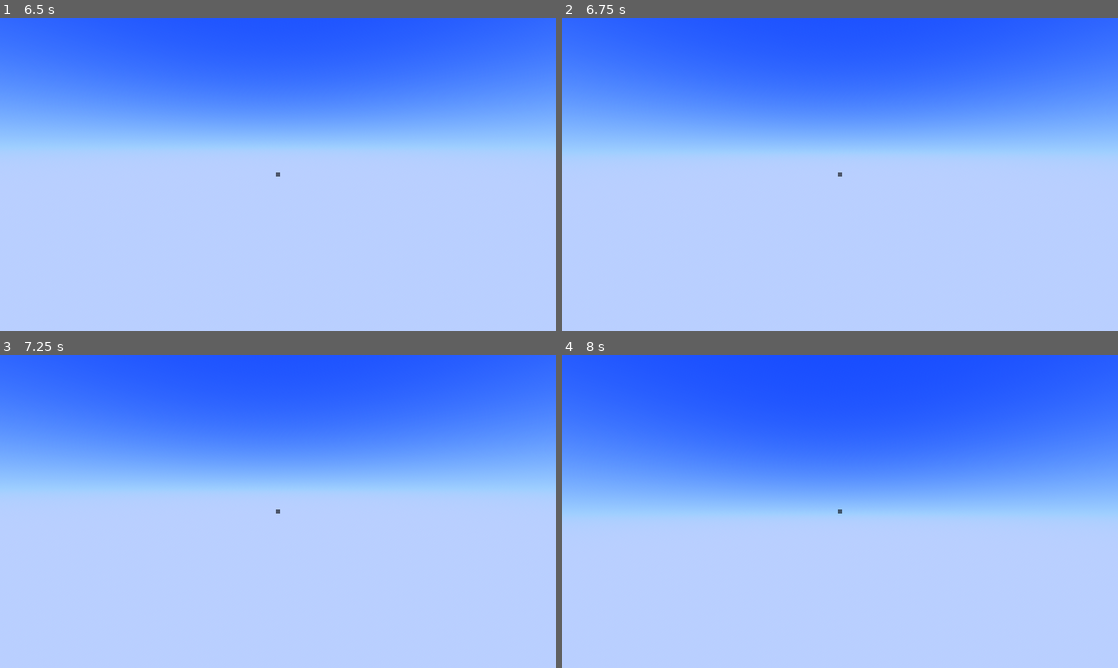
Above: before the commit, frames 1-4 (two rows, left to right).
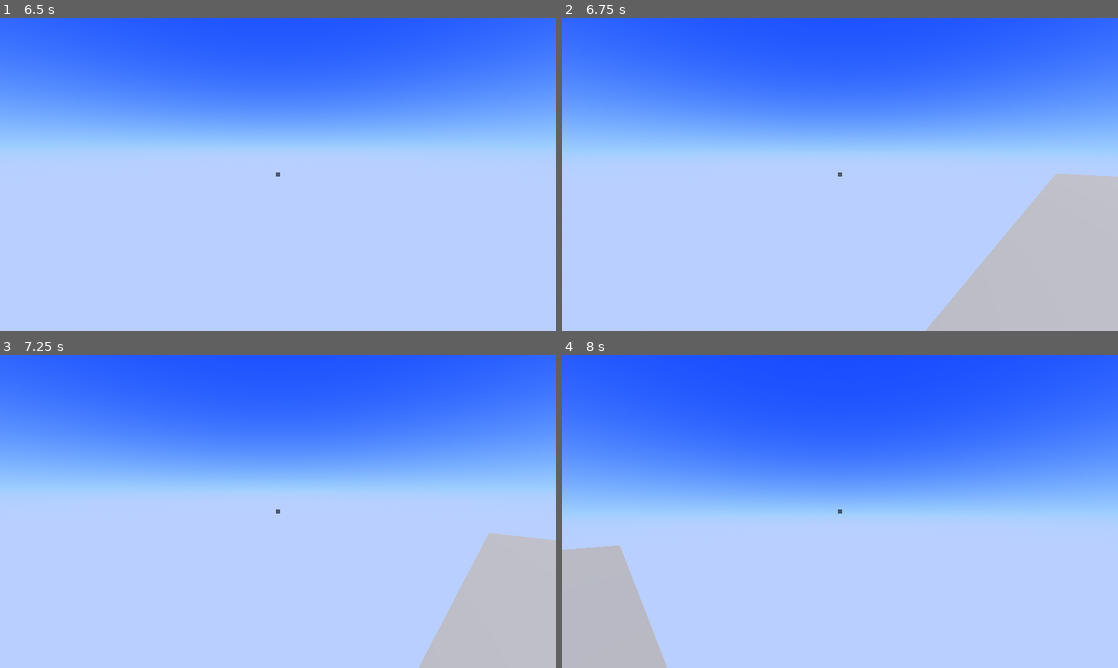
Above: after the commit, the same moments.

Repository: Skyvastern/the-aspiring-deva
Game: Godot game, scene res://main/main.tscn
Two runs of this game, one before a commit and one after it. Both use one fixed random seed, a clock stepped at 60 frames per second and the inputs below.
Inputs (mouse positions are in pixels of both pictures, inside the frame that each line leads up to):
- Up to frame 1 (6.5 s): click (278, 240) at 0.52 s; type "Alex" at 0.6 s; click "Confirm" at 1.25 s; click "Start" at 2 s; click "Play" at 2.75 s; move the mouse to (305, 174) at 3.52 s; hold W (forward) from 3.53 s (still down); tap E (interact) at 3.6, 5.85 s; tap Space (jump) at 3.77, 4.52, 6.02 s; move the mouse to (250, 174) at 4.27 s; tap Q (interact_detailed) at 4.35 s; move the mouse to (289, 168) at 5.02 s; hold Tab (npc_details) 5.03-5.78 s; move the mouse to (272, 180) at 5.77 s
- Up to frame 2 (6.75 s): keep holding W (forward); tap Enter at 6.5 s; move the mouse to (878, 177) at 6.52 s; tap Q (interact_detailed) at 6.6 s
- Up to frame 3 (7.25 s): keep holding W (forward); tap Space (jump) at 6.77 s
- Up to frame 4 (8 s): keep holding W (forward); move the mouse to (795, 508) at 7.27 s; tap Tab (npc_details) at 7.35 s; tap Space (jump) at 7.52 s

Frame 1 is identical in both runs. In frame 2, 11% of the frame differs, in the area x 65-100%, y 49-100%; in frame 3, 7.8%; in frame 4, 5.7%.

Commit message:
Add boundaries in all three worlds to prevent player from falling

Diff:
--- a/frontend/main/level/worlds/world_heaven.tscn
+++ b/frontend/main/level/worlds/world_heaven.tscn
@@ -7,6 +7,22 @@
 albedo_color = Color(0.392157, 0.588235, 1, 1)
 
 [sub_resource type="StandardMaterial3D" id="StandardMaterial3D_isn1e"]
+
+[sub_resource type="BoxMesh" id="BoxMesh_wfdld"]
+size = Vector3(12, 40, 1)
+
+[sub_resource type="StandardMaterial3D" id="StandardMaterial3D_b8f8e"]
+transparency = 1
+albedo_color = Color(1, 0, 0, 0.588235)
+
+[sub_resource type="BoxShape3D" id="BoxShape3D_83u88"]
+size = Vector3(12, 40, 1)
+
+[sub_resource type="BoxMesh" id="BoxMesh_i27oq"]
+size = Vector3(1, 40, 60)
+
+[sub_resource type="BoxShape3D" id="BoxShape3D_45lui"]
+size = Vector3(1, 40, 60)
 
 [node name="World Heaven" type="Node3D"]
 
@@ -42,3 +58,46 @@
 
 [node name="SwitchYama" parent="." instance=ExtResource("2_ojl2l")]
 transform = Transform3D(1, 0, 0, 0, 1, 0, 0, 0, 1, -2, 0.5, -3)
+
+[node name="Boundary" type="Node3D" parent="."]
+visible = false
+
+[node name="Boundary Front" type="StaticBody3D" parent="Boundary"]
+transform = Transform3D(1, 0, 0, 0, 1, 0, 0, 0, 1, 0, 0, -30)
+
+[node name="MeshInstance3D" type="MeshInstance3D" parent="Boundary/Boundary Front"]
+mesh = SubResource("BoxMesh_wfdld")
+surface_material_override/0 = SubResource("StandardMaterial3D_b8f8e")
+
+[node name="CollisionShape3D" type="CollisionShape3D" parent="Boundary/Boundary Front"]
+shape = SubResource("BoxShape3D_83u88")
+
+[node name="Boundary Left" type="StaticBody3D" parent="Boundary"]
+transform = Transform3D(1, 0, 0, 0, 1, 0, 0, 0, 1, -5.5, 0, 0)
+
+[node name="MeshInstance3D" type="MeshInstance3D" parent="Boundary/Boundary Left"]
+mesh = SubResource("BoxMesh_i27oq")
+surface_material_override/0 = SubResource("StandardMaterial3D_b8f8e")
+
+[node name="CollisionShape3D" type="CollisionShape3D" parent="Boundary/Boundary Left"]
+shape = SubResource("BoxShape3D_45lui")
+
+[node name="Boundary Back" type="StaticBody3D" parent="Boundary"]
+transform = Transform3D(1, 0, 0, 0, 1, 0, 0, 0, 1, 0, 0, 30)
+
+[node name="MeshInstance3D" type="MeshInstance3D" parent="Boundary/Boundary Back"]
+mesh = SubResource("BoxMesh_wfdld")
+surface_material_override/0 = SubResource("StandardMaterial3D_b8f8e")
+
+[node name="CollisionShape3D" type="CollisionShape3D" parent="Boundary/Boundary Back"]
+shape = SubResource("BoxShape3D_83u88")
+
+[node name="Boundary Right" type="StaticBody3D" parent="Boundary"]
+transform = Transform3D(1, 0, 0, 0, 1, 0, 0, 0, 1, 5.5, 0, 0)
+
+[node name="MeshInstance3D" type="MeshInstance3D" parent="Boundary/Boundary Right"]
+mesh = SubResource("BoxMesh_i27oq")
+surface_material_override/0 = SubResource("StandardMaterial3D_b8f8e")
+
+[node name="CollisionShape3D" type="CollisionShape3D" parent="Boundary/Boundary Right"]
+shape = SubResource("BoxShape3D_45lui")
--- a/frontend/main/level/worlds/world_hell.tscn
+++ b/frontend/main/level/worlds/world_hell.tscn
@@ -1,10 +1,35 @@
-[gd_scene load_steps=4 format=3 uid="uid://cbqi03rr4rnlj"]
+[gd_scene load_steps=12 format=3 uid="uid://cbqi03rr4rnlj"]
 
 [ext_resource type="Environment" uid="uid://d1dxk2ewkcarq" path="res://main/level/worlds/world_hell_env.tres" id="1_4xppp"]
 [ext_resource type="PackedScene" uid="uid://b17roqyqpbknf" path="res://main/level/switches/switch_yama.tscn" id="2_jpci2"]
 
 [sub_resource type="StandardMaterial3D" id="StandardMaterial3D_4v0em"]
 albedo_color = Color(1, 0.392157, 0.392157, 1)
+
+[sub_resource type="BoxMesh" id="BoxMesh_nc76f"]
+size = Vector3(12, 40, 1)
+
+[sub_resource type="StandardMaterial3D" id="StandardMaterial3D_16u6k"]
+transparency = 1
+albedo_color = Color(1, 0, 0, 0.588235)
+
+[sub_resource type="BoxShape3D" id="BoxShape3D_i02b5"]
+size = Vector3(12, 40, 1)
+
+[sub_resource type="BoxMesh" id="BoxMesh_derv1"]
+size = Vector3(1, 40, 45)
+
+[sub_resource type="BoxShape3D" id="BoxShape3D_m54nu"]
+size = Vector3(1, 40, 45)
+
+[sub_resource type="BoxMesh" id="BoxMesh_aihrt"]
+size = Vector3(12, 40, 1)
+
+[sub_resource type="BoxShape3D" id="BoxShape3D_ctavd"]
+size = Vector3(12, 40, 1)
+
+[sub_resource type="BoxMesh" id="BoxMesh_ceoy5"]
+size = Vector3(1, 40, 45)
 
 [node name="World Hell" type="Node3D"]
 
@@ -39,3 +64,50 @@
 
 [node name="SwitchYama" parent="." instance=ExtResource("2_jpci2")]
 transform = Transform3D(1, 0, 0, 0, 1, 0, 0, 0, 1, -2, 0.5, -3)
+
+[node name="Boundary" type="Node3D" parent="."]
+visible = false
+
+[node name="Boundary Front" type="StaticBody3D" parent="Boundary"]
+transform = Transform3D(1, 0, 0, 0, 1, 0, 0, 0, 1, 0, 0, -14.5)
+
+[node name="MeshInstance3D" type="MeshInstance3D" parent="Boundary/Boundary Front"]
+mesh = SubResource("BoxMesh_nc76f")
+surface_material_override/0 = SubResource("StandardMaterial3D_16u6k")
+
+[node name="CollisionShape3D" type="CollisionShape3D" parent="Boundary/Boundary Front"]
+shape = SubResource("BoxShape3D_i02b5")
+
+[node name="Boundary Left" type="StaticBody3D" parent="Boundary"]
+transform = Transform3D(1, 0, 0, 0, 1, 0, 0, 0, 1, -5.5, 0, 0)
+
+[node name="MeshInstance3D" type="MeshInstance3D" parent="Boundary/Boundary Left"]
+transform = Transform3D(1, 0, 0, 0, 1, 0, 0, 0, 1, 0, 0, 8)
+mesh = SubResource("BoxMesh_derv1")
+surface_material_override/0 = SubResource("StandardMaterial3D_16u6k")
+
+[node name="CollisionShape3D" type="CollisionShape3D" parent="Boundary/Boundary Left"]
+transform = Transform3D(1, 0, 0, 0, 1, 0, 0, 0, 1, 0, 0, 7.5)
+shape = SubResource("BoxShape3D_m54nu")
+
+[node name="Boundary Back" type="StaticBody3D" parent="Boundary"]
+transform = Transform3D(1, 0, 0, 0, 1, 0, 0, 0, 1, 0, 0, 30)
+
+[node name="MeshInstance3D" type="MeshInstance3D" parent="Boundary/Boundary Back"]
+mesh = SubResource("BoxMesh_aihrt")
+surface_material_override/0 = SubResource("StandardMaterial3D_16u6k")
+
+[node name="CollisionShape3D" type="CollisionShape3D" parent="Boundary/Boundary Back"]
+shape = SubResource("BoxShape3D_ctavd")
+
+[node name="Boundary Right" type="StaticBody3D" parent="Boundary"]
+transform = Transform3D(1, 0, 0, 0, 1, 0, 0, 0, 1, 5.5, 0, 0)
+
+[node name="MeshInstance3D" type="MeshInstance3D" parent="Boundary/Boundary Right"]
+transform = Transform3D(1, 0, 0, 0, 1, 0, 0, 0, 1, 0, 0, 8)
+mesh = SubResource("BoxMesh_ceoy5")
+surface_material_override/0 = SubResource("StandardMaterial3D_16u6k")
+
+[node name="CollisionShape3D" type="CollisionShape3D" parent="Boundary/Boundary Right"]
+transform = Transform3D(1, 0, 0, 0, 1, 0, 0, 0, 1, 0, 0, 8)
+shape = SubResource("BoxShape3D_m54nu")
--- a/frontend/main/level/worlds/world_yama.tscn
+++ b/frontend/main/level/worlds/world_yama.tscn
@@ -9,6 +9,34 @@
 
 [sub_resource type="StandardMaterial3D" id="StandardMaterial3D_wtiv6"]
 albedo_color = Color(0.294118, 0.392157, 1, 1)
+
+[sub_resource type="BoxMesh" id="BoxMesh_mp3j5"]
+size = Vector3(48, 40, 1)
+
+[sub_resource type="StandardMaterial3D" id="StandardMaterial3D_2i4hh"]
+transparency = 1
+albedo_color = Color(1, 0, 0, 0.588235)
+
+[sub_resource type="BoxShape3D" id="BoxShape3D_xvkcg"]
+size = Vector3(48, 40, 1)
+
+[sub_resource type="BoxMesh" id="BoxMesh_u55cw"]
+size = Vector3(1, 40, 38)
+
+[sub_resource type="BoxShape3D" id="BoxShape3D_78d3v"]
+size = Vector3(1, 40, 38)
+
+[sub_resource type="BoxMesh" id="BoxMesh_tiap0"]
+size = Vector3(48, 40, 1)
+
+[sub_resource type="BoxShape3D" id="BoxShape3D_ke4q4"]
+size = Vector3(48, 40, 1)
+
+[sub_resource type="BoxMesh" id="BoxMesh_d02wu"]
+size = Vector3(1, 40, 38)
+
+[sub_resource type="BoxShape3D" id="BoxShape3D_ukfiy"]
+size = Vector3(1, 40, 38)
 
 [node name="World Yama" type="Node3D"]
 
@@ -71,3 +99,50 @@
 
 [node name="SwitchHell" parent="." instance=ExtResource("3_0s6ij")]
 transform = Transform3D(1, 0, 0, 0, 1, 0, 0, 0, 1, -1, 1.5, 8)
+
+[node name="Boundary" type="Node3D" parent="."]
+visible = false
+
+[node name="Boundary Front" type="StaticBody3D" parent="Boundary"]
+transform = Transform3D(1, 0, 0, 0, 1, 0, 0, 0, 1, 0, 0, -13.5)
+
+[node name="MeshInstance3D" type="MeshInstance3D" parent="Boundary/Boundary Front"]
+mesh = SubResource("BoxMesh_mp3j5")
+surface_material_override/0 = SubResource("StandardMaterial3D_2i4hh")
+
+[node name="CollisionShape3D" type="CollisionShape3D" parent="Boundary/Boundary Front"]
+shape = SubResource("BoxShape3D_xvkcg")
+
+[node name="Boundary Left" type="StaticBody3D" parent="Boundary"]
+transform = Transform3D(1, 0, 0, 0, 1, 0, 0, 0, 1, -24.5, 0, 0)
+
+[node name="MeshInstance3D" type="MeshInstance3D" parent="Boundary/Boundary Left"]
+transform = Transform3D(1, 0, 0, 0, 1, 0, 0, 0, 1, 0, 0, 5.5)
+mesh = SubResource("BoxMesh_u55cw")
+surface_material_override/0 = SubResource("StandardMaterial3D_2i4hh")
+
+[node name="CollisionShape3D" type="CollisionShape3D" parent="Boundary/Boundary Left"]
+transform = Transform3D(1, 0, 0, 0, 1, 0, 0, 0, 1, 0, 0, 5.5)
+shape = SubResource("BoxShape3D_78d3v")
+
+[node name="Boundary Back" type="StaticBody3D" parent="Boundary"]
+transform = Transform3D(1, 0, 0, 0, 1, 0, 0, 0, 1, 0, 0, 24.5)
+
+[node name="MeshInstance3D" type="MeshInstance3D" parent="Boundary/Boundary Back"]
+mesh = SubResource("BoxMesh_tiap0")
+surface_material_override/0 = SubResource("StandardMaterial3D_2i4hh")
+
+[node name="CollisionShape3D" type="CollisionShape3D" parent="Boundary/Boundary Back"]
+shape = SubResource("BoxShape3D_ke4q4")
+
+[node name="Boundary Right" type="StaticBody3D" parent="Boundary"]
+transform = Transform3D(1, 0, 0, 0, 1, 0, 0, 0, 1, 24.5, 0, 0)
+
+[node name="MeshInstance3D" type="MeshInstance3D" parent="Boundary/Boundary Right"]
+transform = Transform3D(1, 0, 0, 0, 1, 0, 0, 0, 1, 0, 0, 5.5)
+mesh = SubResource("BoxMesh_d02wu")
+surface_material_override/0 = SubResource("StandardMaterial3D_2i4hh")
+
+[node name="CollisionShape3D" type="CollisionShape3D" parent="Boundary/Boundary Right"]
+transform = Transform3D(1, 0, 0, 0, 1, 0, 0, 0, 1, 0, 0, 5.5)
+shape = SubResource("BoxShape3D_ukfiy")
Not shown: 1 places in frontend/main/level/worlds/world_heaven.tscn that only renumber resources
Not shown: 1 places in frontend/main/level/worlds/world_yama.tscn that only renumber resources
